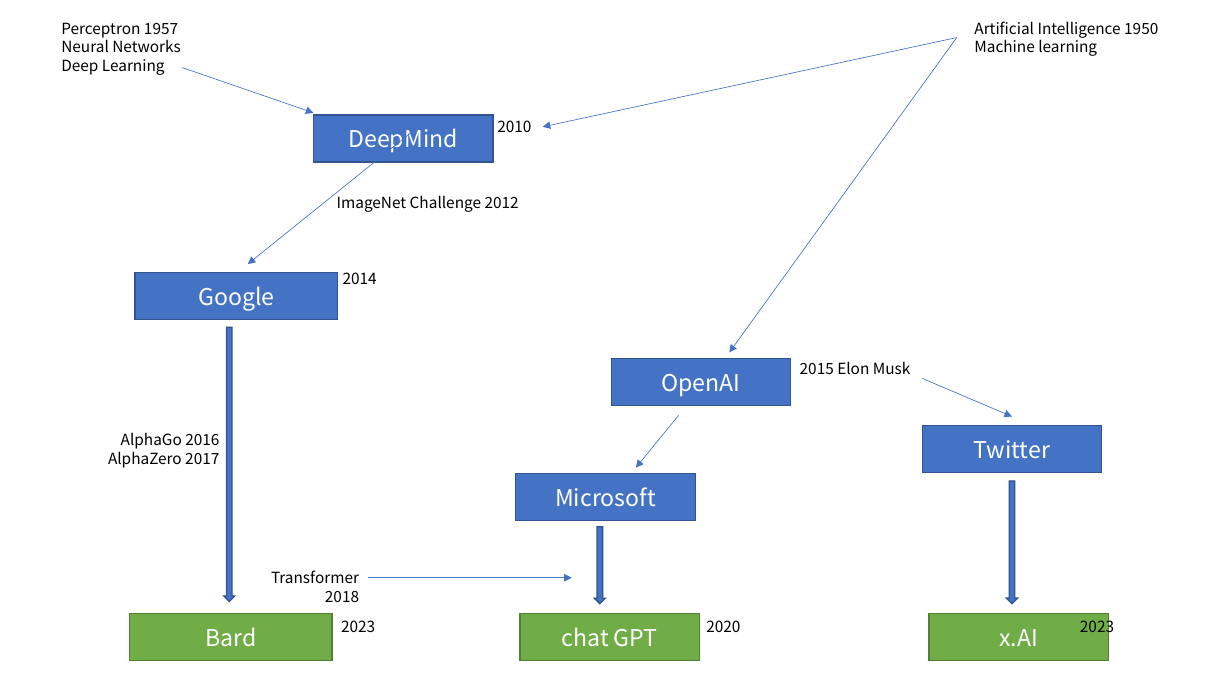
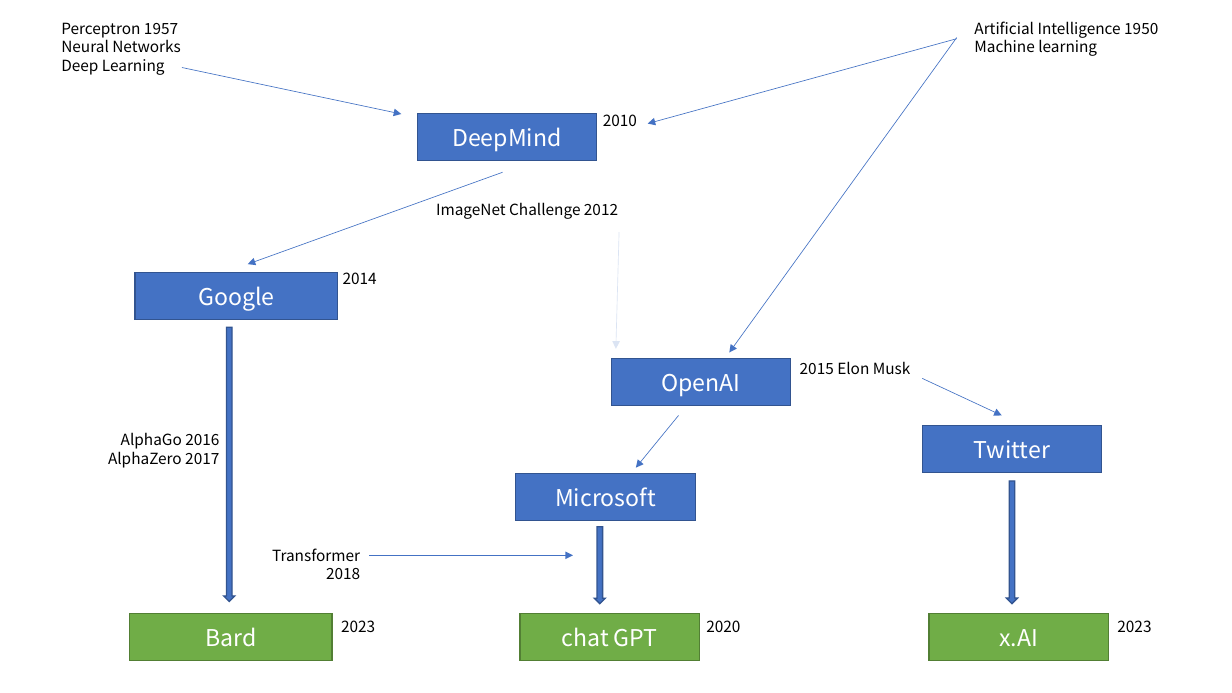
Before and after one commit to MigoJJ/AI_2023.07, a slide deck: slide 1 of AI_06_Conclusion.pptx. Drawn at 1232x693 pixels with LibreOffice and Linux fonts; fonts in the diff are those of the drawing. Boxes give left, top, right and bottom in pixels: in the first picture for what was removed or moved away, otherwise in the second. Text is boxed around its words. In the diff, an @@ line names an element or a change of style, - is before the commit and + after.

```diff
--- a/AI_06_Conclusion.pptx
+++ b/AI_06_Conclusion.pptx
@@ arrow moved from (957, 38) - (543, 127) to (957, 39) - (648, 124) @@
@@ arrow moved from (182, 67) - (313, 113) to (182, 67) - (401, 114) @@
@@ rectangle "DeepMind": place and size @@
-rectangle "DeepMind" at box(313, 116, 493, 163)
+rectangle "DeepMind" at box(417, 114, 596, 161)
@@ text "2010": place and size @@
-text "2010" at box(497, 120, 531, 132)
+text "2010" at box(603, 114, 637, 126)
@@ arrow moved from (428, 119) - (248, 264) to (503, 172) - (248, 264) @@
@@ text "ImageNet Challenge 2012": place and size @@
-text "ImageNet Challenge 2012" at box(337, 195, 519, 212)
+text "ImageNet Challenge 2012" at box(436, 202, 618, 219)
@@ arrow added from (619, 232) to (616, 349), #ABC0E4 0.5 pt @@
@@ arrow moved from (922, 379) - (1012, 417) to (922, 379) - (1002, 416) @@
@@ text "Transformer 2018": place and size @@
-text "Transformer 2018" at box(271, 570, 359, 602)
+text "Transformer 2018" at box(272, 548, 360, 579)
@@ arrow moved from (369, 578) - (572, 578) to (370, 555) - (573, 555) @@
@@ text "2023" rewrapped from box(1080, 617, 1114, 637) to box(1117, 620, 1151, 632) @@
```
Also in this commit, not shown: 2 other files.
